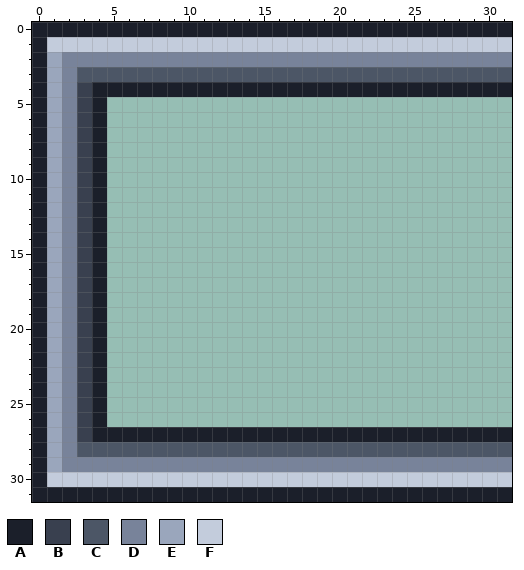
One commit to this pixel-art file: tiles/halfwall_nsw.aseprite. Above is the file before it was changed.
32x32 pixels, 1 frame.
Palette (. is transparent): A #1b1f2a  B #39404f  C #4c5666  D #78839a  E #9aa6bc  F #c3ccdc
The same view after the edit:
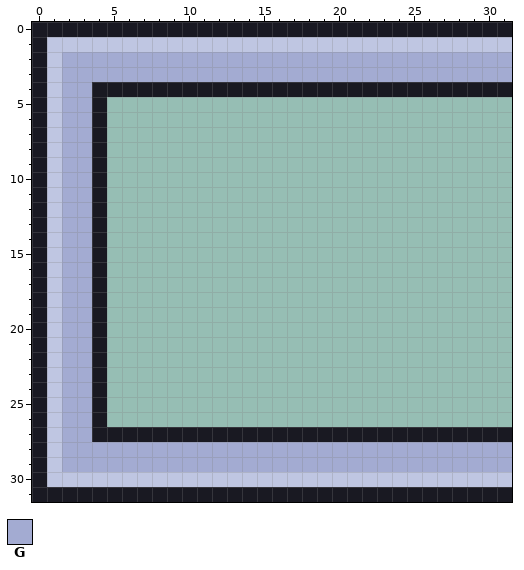
Colours new in this view: G #a3abd2
Edits made:
colour A: #1b1f2a -> #191922
colour F: #c3ccdc -> #bfc6e2
Layers "ink", "flat":
y 2: x 1..31 EDDDDDDDDDDDDDDDDDDDDDDDDDDDDDD -> FGGGGGGGGGGGGGGGGGGGGGGGGGGGGGG
y 3: x 1..31 EDCCCCCCCCCCCCCCCCCCCCCCCCCCCCC -> FGGGGGGGGGGGGGGGGGGGGGGGGGGGGGG
y 4..27: x 1..3 EDB -> FGG
y 28: x 1..31 EDCCCCCCCCCCCCCCCCCCCCCCCCCCCCC -> FGGGGGGGGGGGGGGGGGGGGGGGGGGGGGG
y 29: x 1..31 EDDDDDDDDDDDDDDDDDDDDDDDDDDDDDD -> FGGGGGGGGGGGGGGGGGGGGGGGGGGGGGG
